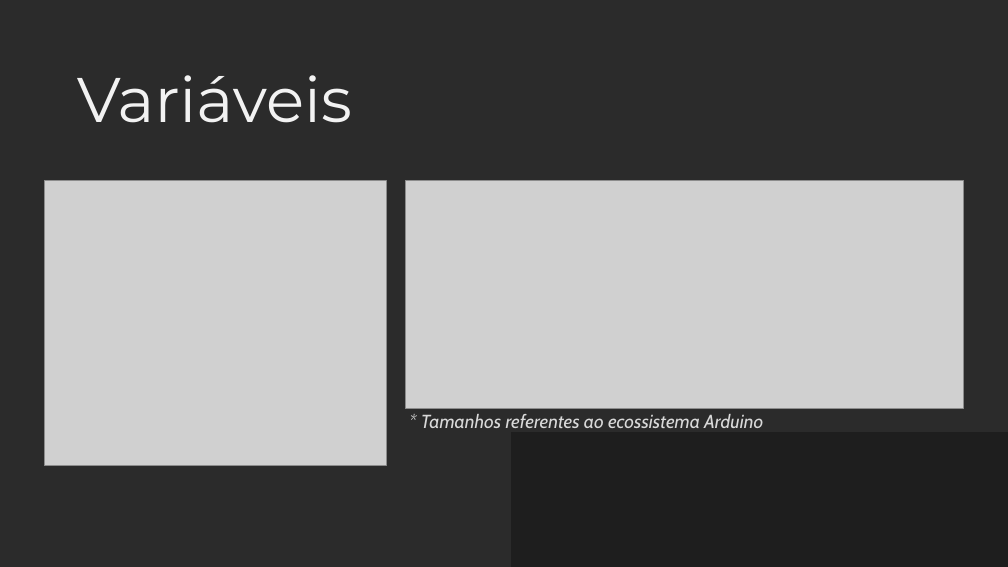
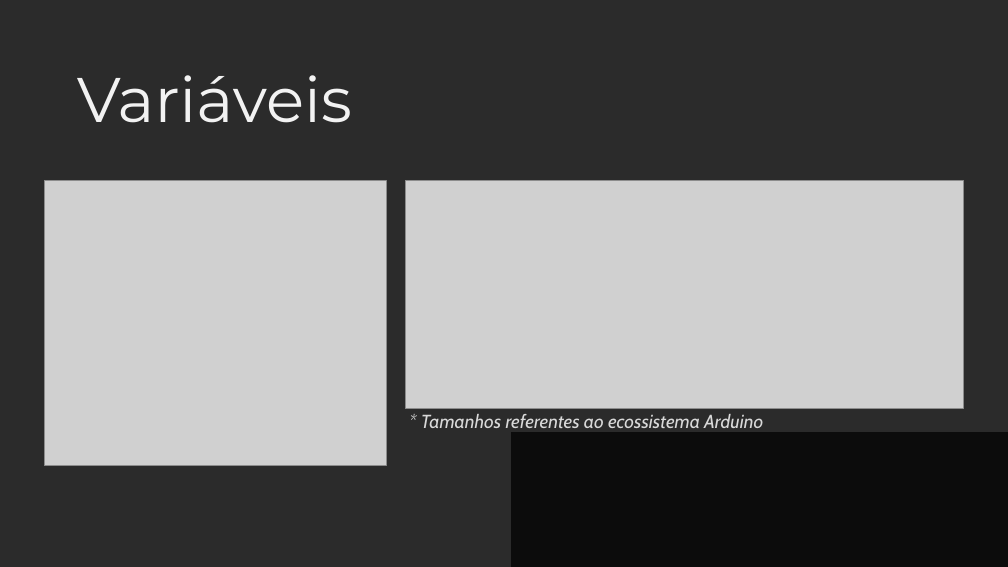
Before and after one commit to Clube-de-Robotica/BotOlympics22, a slide deck: slide 7 of Formações/Formação_Arduino.pptx (slide 6 before the commit). Drawn at 1008x567 pixels with LibreOffice and Linux fonts; fonts in the diff are those of the drawing; grey boxes stand for pictures; background and template pictures are left out; a plain dark background stands for a picture behind light text. Boxes give left, top, right and bottom in pixels: in the first picture for what was removed or moved away, otherwise in the second. Text is boxed around its words. In the diff, an @@ line names an element or a change of style, - is before the commit and + after.

```diff
--- a/Formações/Formação_Arduino.pptx
+++ b/Formações/Formação_Arduino.pptx
@@ rectangle at <box>511,433,1008,567</box>: fill #1E1E1E to #0C0C0C @@
```
Also in this commit, not shown: 5 other slides changed, 7 slides added, 3 slides removed, 4 other files.
